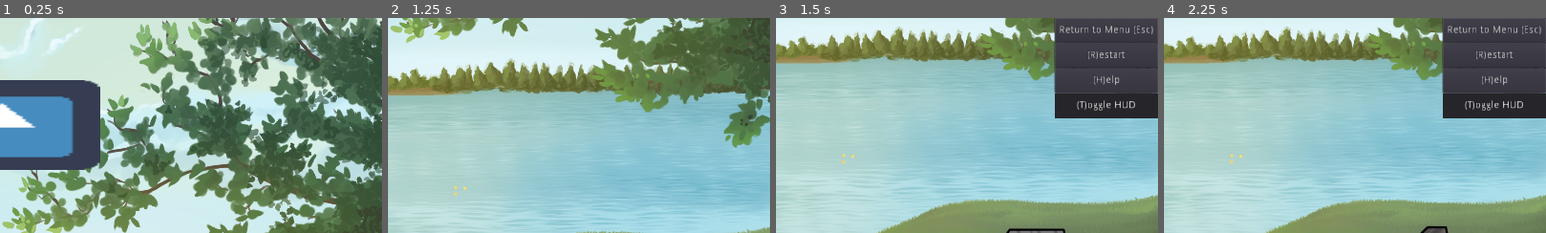
Above: before the commit, frames 1-4 (left to right).
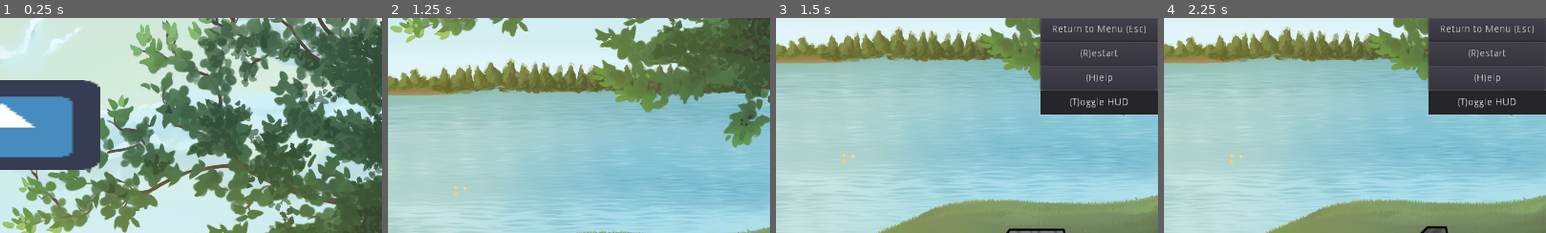
Above: after the commit, the same moments.

Repository: ebrahimebrahim/knock-the-rock
Game: Godot game, scene res://MenuScreen.tscn
Two runs of this game, one before a commit and one after it. Both use one fixed random seed, a clock stepped at 60 frames per second and the inputs below. The engine's default icon, where the game draws it, is replaced by a stand-in: a white triangle on a blue panel in a dark square.
Inputs (mouse positions are % of the whole screen's width and height, from its top left):
- Up to frame 1 (0.25 s): no input
- Up to frame 2 (1.25 s): click "Sandbox" at 0.5 s
- Up to frame 3 (1.5 s): move the mouse to (72, 45) at 1.27 s; hold T (toggle_hud) from 1.28 s (still down); click (72, 45) at 1.42 s
- Up to frame 4 (2.25 s): release T (toggle_hud) at 2 s; click "(R)estart" at 2 s
The pictures show only the part of the screen within x 50-100%, y 0-50%; the shares and areas given below are measured in that part.

Frames 1-2 are identical in both runs. In frame 3, 3.7% of the frame differs, in the area x 69-100%, y 0-47%; in frame 4, 3.7%.

Commit message:
change HUDZone type to VBoxContainer
Apparently the whole point of a control node is to have its position and
size be managed by its parent, so it makes sense to have the root one
represent the way we want to layout the children.

No visual difference but now if you ever do play with the HUDZone
position or size, then you should see its children automatically arrange
themselves properly.

To get this to work we also have to  set anchors and size flags for the children.

Diff:
--- a/ktr/GameBase.tscn
+++ b/ktr/GameBase.tscn
@@ -27,61 +27,68 @@
 [node name="CollisionShape2D" type="CollisionShape2D" parent="Floor"]
 shape = SubResource( 1 )
 
-[node name="HUDZone" type="Control" parent="."]
+[node name="HUDZone" type="VBoxContainer" parent="."]
 margin_left = 902.0
 margin_right = 1066.0
 margin_bottom = 135.0
+custom_constants/separation = 0
 __meta__ = {
-"_edit_group_": true,
 "_edit_lock_": true,
 "_edit_use_anchors_": false
 }
 
 [node name="ReturnButton" type="Button" parent="HUDZone"]
-margin_left = 20.0
 margin_right = 164.0
-margin_bottom = 35.0
+margin_bottom = 33.0
+size_flags_horizontal = 3
+size_flags_vertical = 3
 text = "Return to Menu (Esc)"
 __meta__ = {
 "_edit_use_anchors_": false
 }
 
 [node name="RestartButton" type="Button" parent="HUDZone"]
-margin_left = 20.0
-margin_top = 35.0
+margin_top = 33.0
 margin_right = 164.0
-margin_bottom = 70.0
+margin_bottom = 66.0
+size_flags_horizontal = 3
+size_flags_vertical = 3
 text = "(R)estart"
 __meta__ = {
 "_edit_use_anchors_": false
 }
 
 [node name="HelpButton" type="Button" parent="HUDZone"]
-margin_left = 20.0
-margin_top = 70.0
+margin_top = 66.0
 margin_right = 164.0
-margin_bottom = 105.0
+margin_bottom = 99.0
+size_flags_horizontal = 3
+size_flags_vertical = 3
 text = "(H)elp"
 __meta__ = {
 "_edit_use_anchors_": false
 }
 
-[node name="CloseRect" type="Panel" parent="HUDZone"]
-margin_left = 20.0
-margin_top = 105.0
+[node name="Panel" type="Panel" parent="HUDZone"]
+margin_top = 99.0
 margin_right = 164.0
-margin_bottom = 140.0
-__meta__ = {
-"_edit_group_": true,
-"_edit_use_anchors_": false
-}
+margin_bottom = 135.0
+size_flags_horizontal = 3
+size_flags_vertical = 3
 
-[node name="CloseLabel" type="Label" parent="HUDZone/CloseRect"]
-margin_right = 144.0
-margin_bottom = 35.0
+[node name="Label" type="Label" parent="HUDZone/Panel"]
+anchor_left = 0.5
+anchor_top = 0.5
+anchor_right = 0.5
+anchor_bottom = 0.5
+margin_left = -82.0
+margin_top = -13.5
+margin_right = 82.0
+margin_bottom = 13.5
 text = "(T)oggle HUD"
 align = 1
 valign = 1
 __meta__ = {
+"_edit_lock_": true,
 "_edit_use_anchors_": false
 }
